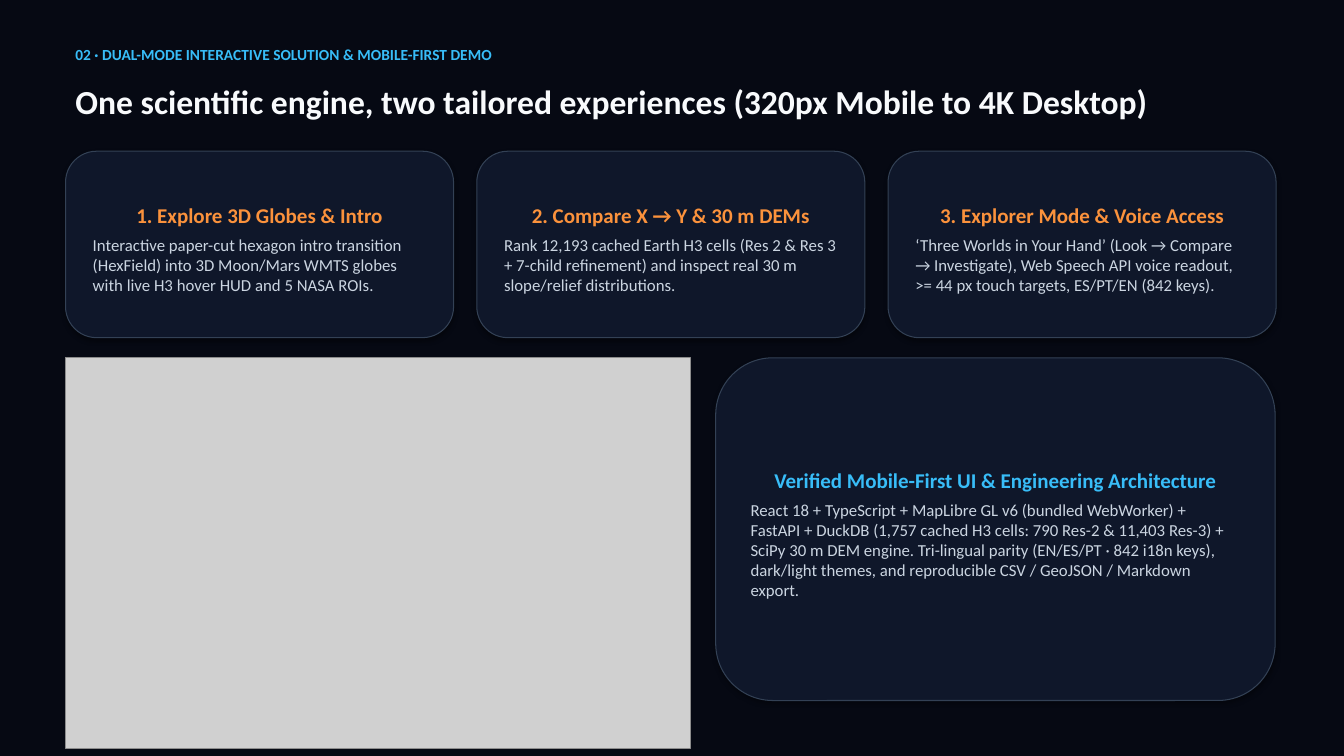
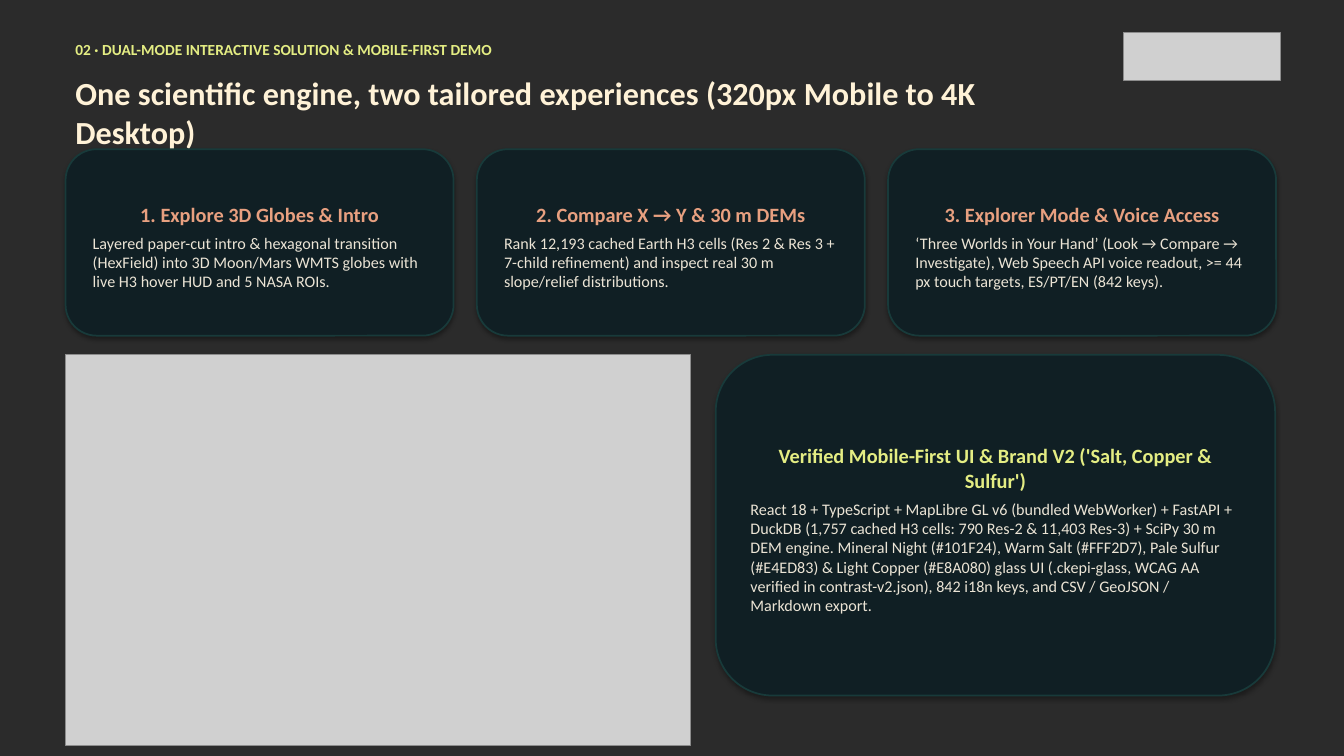
Before and after one commit to AnGeMoNs/Ckepi, a slide deck: slide 3 of docs/nehe/ckepi-pitch-en.pptx. Drawn at 1344x756 pixels with LibreOffice and Linux fonts; fonts in the diff are those of the drawing; grey boxes stand for pictures; background and template pictures are left out; a plain dark background stands for a picture behind light text. Boxes give left, top, right and bottom in pixels: in the first picture for what was removed or moved away, otherwise in the second. Text is boxed around its words. In the diff, an @@ line names an element or a change of style, - is before the commit and + after.

Commit message:
docs(nehe): integrar identidad V2 (sal, cobre y azufre), logo, fondos paper-cut con marca de agua IA y guia de declaracion IA

```diff
--- a/docs/nehe/ckepi-pitch-en.pptx
+++ b/docs/nehe/ckepi-pitch-en.pptx
@@ background #060913 to picture (left out) @@
@@ text "02 · DUAL-MODE INTERACTIVE SOLUTION ..." at (x1=75, y1=45, x2=492, y2=55): text colour #38BDF8 to #E4ED83 @@
@@ picture added at (x1=1124, y1=32, x2=1280, y2=81) @@
@@ text "One scientific engine, two tailored ..." moved from (x1=75, y1=89, x2=1147, y2=120) to (x1=75, y1=81, x2=975, y2=149) @@
@@ text "One scientific engine, two tailored ..." at (x1=75, y1=81, x2=975, y2=149): size 24 to 23 pt, text colour #F8FAFC to #FFF2D7 @@
@@ rounded rectangle "1. Explore 3D Globes & ..." at (x1=66, y1=149, x2=454, y2=336): fill #0F172A to #101F24; outline #334155 0.75 pt to #183A3A 1.25 pt @@
@@ rounded rectangle "2. Compare X → Y ..." at (x1=477, y1=149, x2=865, y2=336): size 15 to 14.5 pt, text colour #FB923C to #E8A080 in "2. Compare X → Y & 30 ..."; size 12 to 11.5 pt, text colour #CBD5E1 to #EBE4D5 in "Rank 12,193 cached Earth H3 cells (Res ..."; fill #0F172A to #101F24; outline #334155 0.75 pt to #183A3A 1.25 pt @@
@@ rounded rectangle "3. Explorer Mode & Voice ..." at (x1=888, y1=149, x2=1276, y2=336): size 15 to 14.5 pt, text colour #FB923C to #E8A080 in "3. Explorer Mode & Voice Access"; size 12 to 11.5 pt, text colour #CBD5E1 to #EBE4D5 in "‘Three Worlds in Your Hand’ (Look → ..."; fill #0F172A to #101F24; outline #334155 0.75 pt to #183A3A 1.25 pt @@
@@ text in rounded rectangle at (x1=140, y1=207, x2=379, y2=225): size 15 to 14.5 pt, text colour #FB923C to #E8A080 in "1. Explore 3D Globes & Intro" @@
@@ text in rounded rectangle at (x1=93, y1=238, x2=418, y2=287): text changed; size 12 to 11.5 pt; text colour #CBD5E1 to #EBE4D5 @@
-Interactive paper-cut hexagon intro transition (HexField) into 3D Moon/Mars WMTS globes with live H3 hover HUD and 5 NASA ROIs.
+Layered paper-cut intro & hexagonal transition (HexField) into 3D Moon/Mars WMTS globes with live H3 hover HUD and 5 NASA ROIs.
@@ rounded rectangle "Verified Mobile-First UI & Brand ..." at (x1=716, y1=355, x2=1275, y2=696): fill #0F172A to #101F24; outline #334155 0.75 pt to #183A3A 1.25 pt @@
@@ rounded rectangle "Verified Mobile-First UI & Brand ..." moved from (x1=716, y1=358, x2=1275, y2=701) to (x1=716, y1=355, x2=1275, y2=696) @@
@@ text in rounded rectangle at (x1=750, y1=448, x2=1221, y2=614): text changed; size 12 to 11.5 pt; text colour #CBD5E1 to #EBE4D5 @@
-Verified Mobile-First UI & Engineering Architecture
-React 18 + TypeScript + MapLibre GL v6 (bundled WebWorker) + FastAPI + DuckDB (1,757 cached H3 cells: 790 Res-2 & 11,403 Res-3) + SciPy 30 m DEM engine. Tri-lingual parity (EN/ES/PT · 842 i18n keys), dark/light themes, and reproducible CSV / GeoJSON / Markdown export.
+Verified Mobile-First UI & Brand V2 ('Salt, Copper & Sulfur')
+React 18 + TypeScript + MapLibre GL v6 (bundled WebWorker) + FastAPI + DuckDB (1,757 cached H3 cells: 790 Res-2 & 11,403 Res-3) + SciPy 30 m DEM engine. Mineral Night (#101F24), Warm Salt (#FFF2D7), Pale Sulfur (#E4ED83) & Light Copper (#E8A080) glass UI (.ckepi-glass, WCAG AA verified in contrast-v2.json), 842 i18n keys, and CSV / GeoJSON / Markdown export.
```
Also in this commit, not shown: 6 other slides changed, 29 other files.
